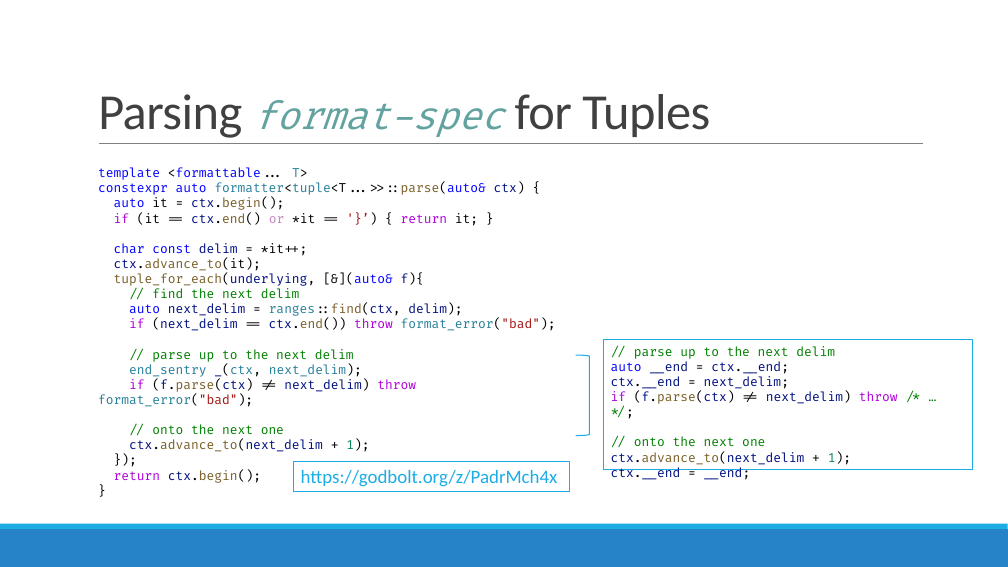
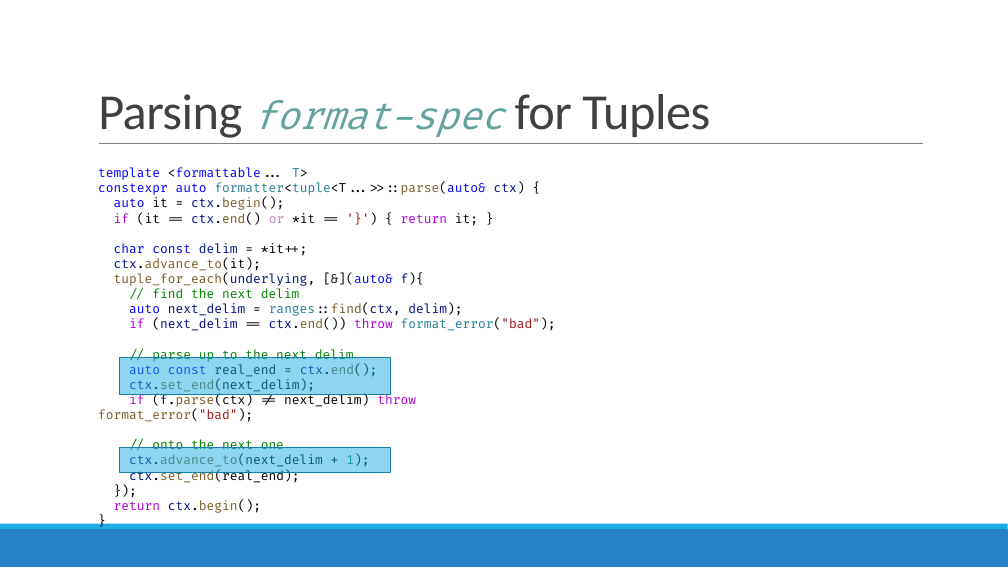
Before and after one commit to brevzin/cpp_proposals, a slide deck: slide 184 of talks/202209_cppcon/The Surprising Complexity of Formatting Ranges.pptx (slide 158 before the commit). Drawn at 1008x567 pixels with LibreOffice and Linux fonts; fonts in the diff are those of the drawing. Boxes give left, top, right and bottom in pixels: in the first picture for what was removed or moved away, otherwise in the second. Text is boxed around its words. In the diff, an @@ line names an element or a change of style, - is before the commit and + after.

```diff
--- a/talks/202209_cppcon/The Surprising Complexity of Formatting Ranges.pptx
+++ b/talks/202209_cppcon/The Surprising Complexity of Formatting Ranges.pptx
@@ rectangle added at <box>119,358,390,395</box>, fill #1CADE4 at 50% opacity, outline #1580A9 1.25 pt @@
@@ text at <box>129,348,378,392</box>: text changed; text colour #008000 to #000000 @@
-// parse up to the next delim
-end_sentry _(ctx, next_delim);
+// parse up to the next delim
+auto const real_end = ctx.end();
+ctx.set_end(next_delim);
@@ left bracket removed at <box>576,355,590,436</box> @@
@@ rectangle removed at <box>603,340,972,470</box> @@
-// parse up to the next delim
-auto __end = ctx.__end;
-ctx.__end = next_delim;
-if (f.parse(ctx) != next_delim) throw /* … */;
-// onto the next one
-ctx.advance_to(next_delim + 1);
-ctx.__end = __end;
@@ text at <box>98,394,416,467</box>: text colour #001080 to #000000 in "(f.parse(ctx) next_delim)", "ctx.advance_to(next_delim"; text colour #267F99 to #795E26 in "format_error("bad");" @@
@@ rectangle added at <box>119,448,390,473</box>, fill #1CADE4 at 50% opacity, outline #1580A9 1.25 pt @@
@@ text at <box>129,469,300,483</box>: paragraph added @@
+ctx.set_end(real_end);
@@ rectangle removed at <box>293,461,569,492</box> @@
-https://godbolt.org/z/PadrMch4x
```
Also in this commit, not shown: 59 other slides changed, 38 slides added, 11 slides removed.
